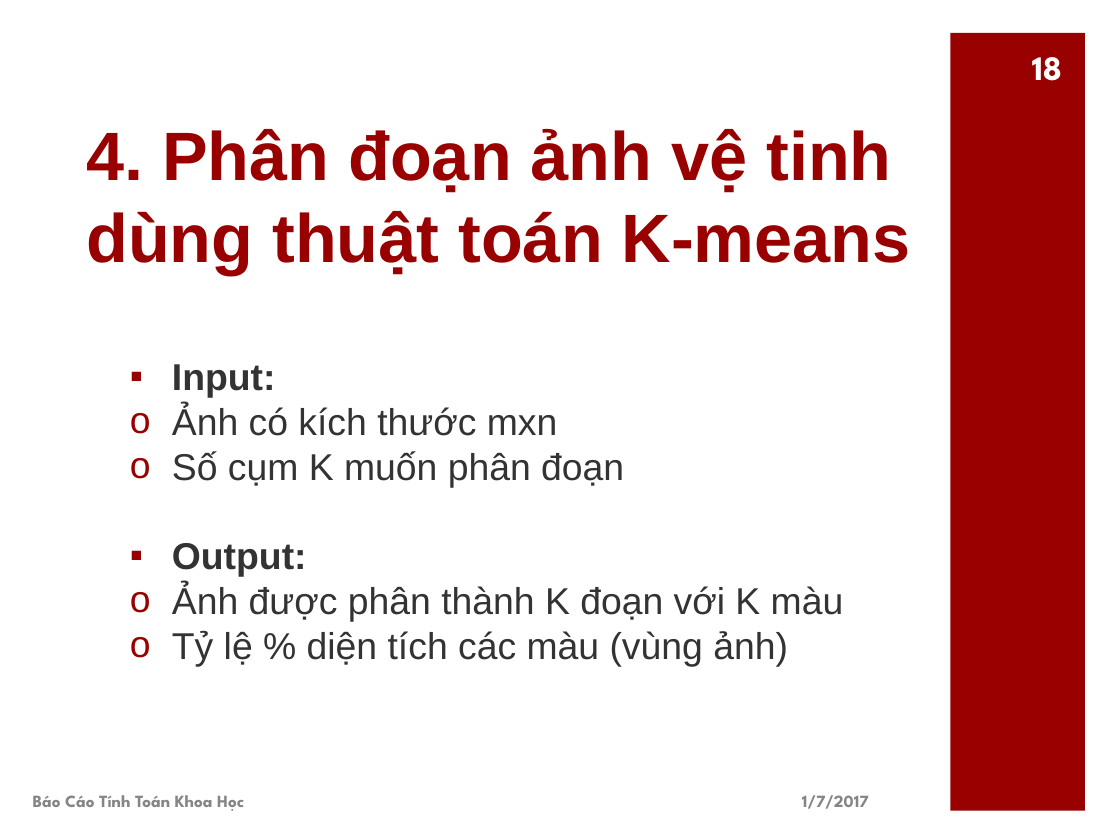
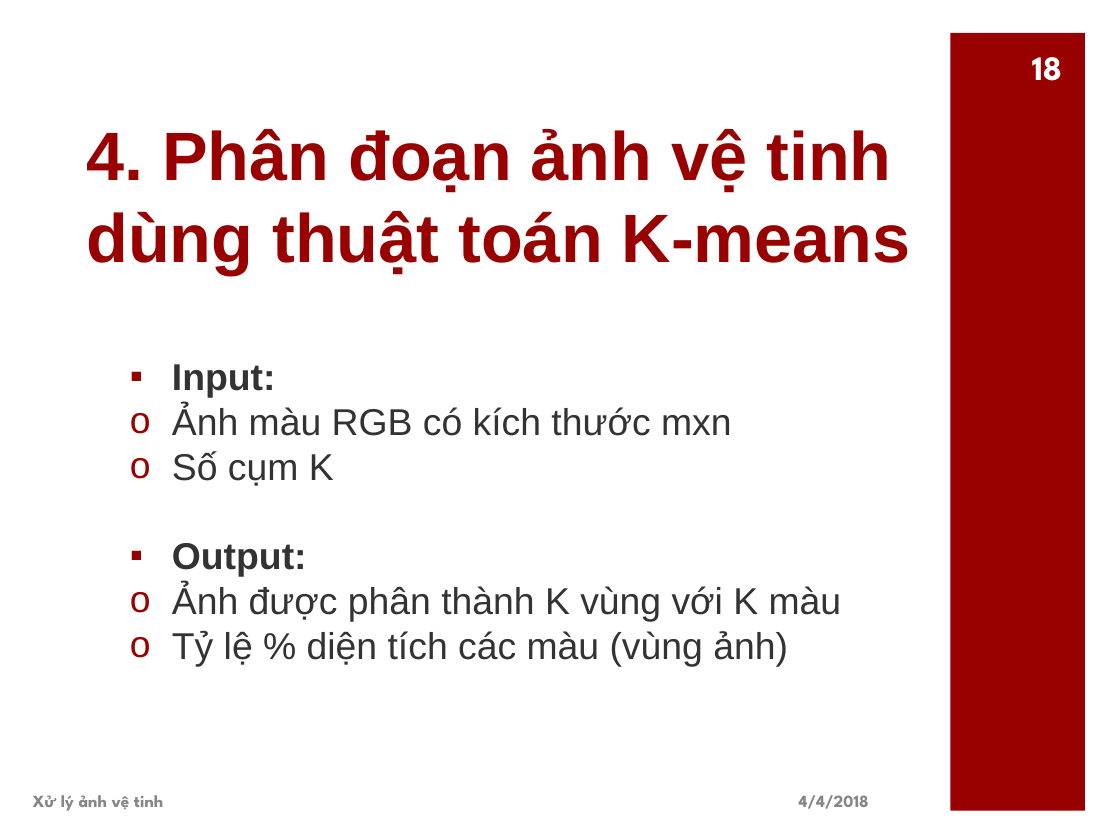
Before and after one commit to doanbecb/ImageSegmentation, a slide deck: slide 18 of slide.pptx. Drawn at 1120x840 pixels with LibreOffice and Linux fonts; fonts in the diff are those of the drawing. Boxes give left, top, right and bottom in pixels: in the first picture for what was removed or moved away, otherwise in the second. Text is boxed around its words. In the diff, an @@ line names an element or a change of style, - is before the commit and + after.

```diff
--- a/slide.pptx
+++ b/slide.pptx
@@ text at (172, 406, 732, 486): text changed @@
-o Ảnh có kích thước mxn
-o Số cụm K muốn phân đoạn
+o Ảnh màu RGB có kích thước mxn
+o Số cụm K
@@ text at (172, 585, 842, 622): text changed @@
-o Ảnh được phân thành K đoạn với K màu
+o Ảnh được phân thành K vùng với K màu
@@ text at (33, 795, 163, 811): text changed @@
-Báo Cáo Tính Toán Khoa Học
+Xử lý ảnh vệ tinh
@@ text at (799, 795, 869, 809): text changed @@
-1/7/2017
+4/4/2018
```
Also in this commit, not shown: 22 other slides changed, 9 other files.
